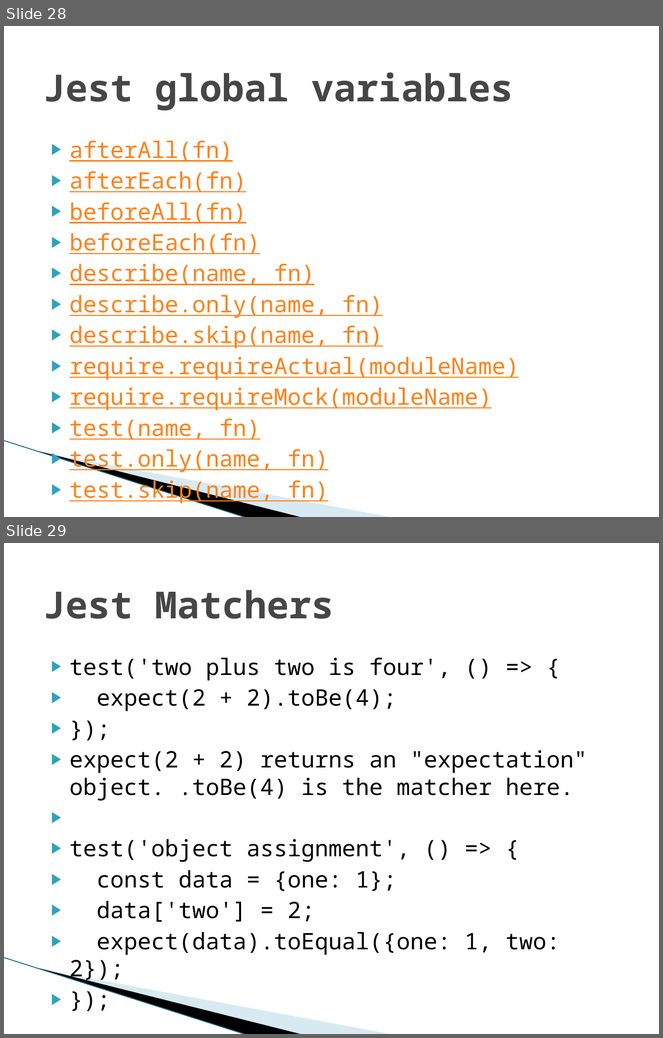
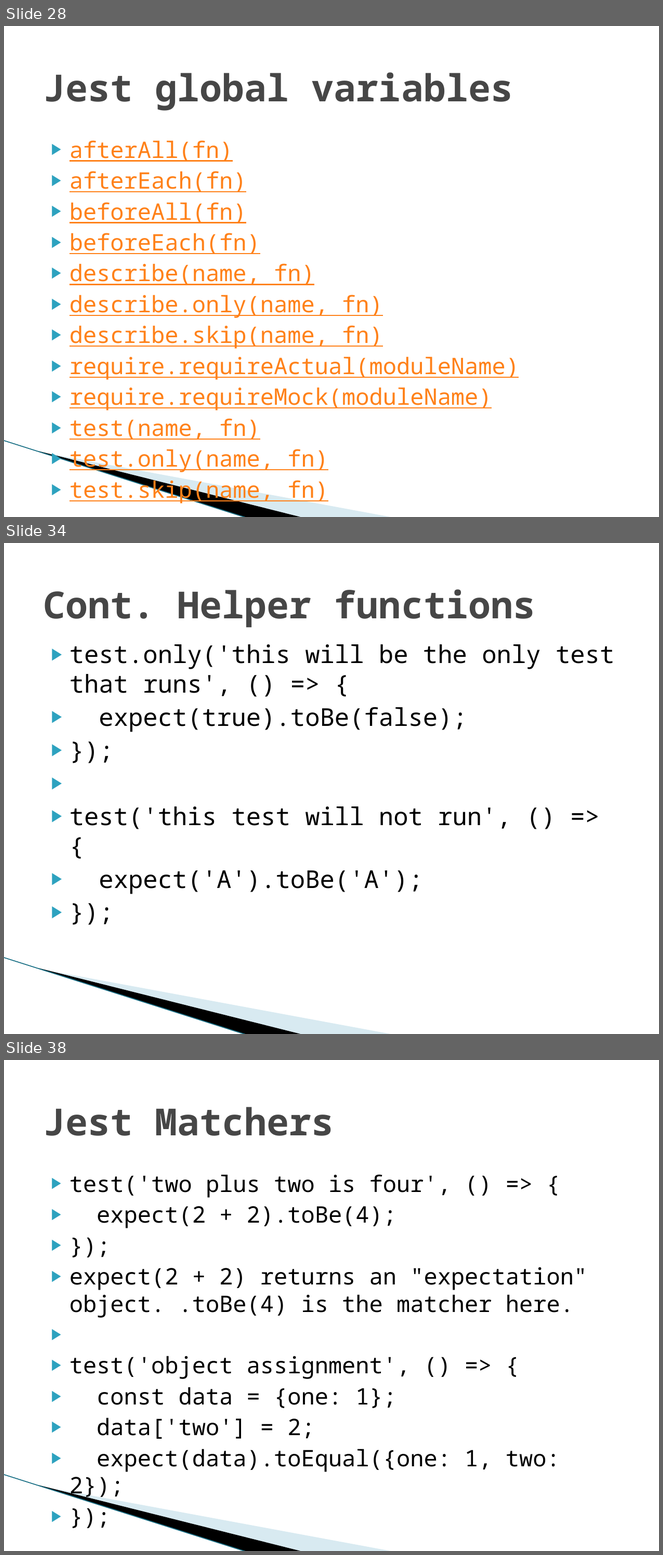
Before and after one commit to vsingh-techracers/sample-redux-app, a slide deck: Jest-presentation.pptx. Shown one above the other, each under a label of ours: slides 28 and 29 before the commit, slides 28, 34 and 38 after it; the slides between them are not shown. The pictures are 663x1038 and 663x1555 pixels, drawn with LibreOffice and Linux fonts; fonts in the diff are those of the drawing; background and template pictures are left out. Boxes give left, top, right and bottom in pixels: in the first picture for what was removed or moved away, otherwise in the second. Text is boxed around its words. In the diff, an @@ line names an element or a change of style, - is before the commit and + after.

```diff
--- a/Jest-presentation.pptx
+++ b/Jest-presentation.pptx
@@ slide 34 added at [4,543,659,1034], background #FFFFFF; not listed: 3 template elements that a slide beside it also shows @@
@@ title added at [43,589,535,628], 41 pt, text #464646, bold @@
+Cont. Helper functions
@@ text added at [70,644,614,895], 27 pt, text #000000 @@
+▶ test.only('this will be the only test that runs', () => {
+▶ expect(true).toBe(false);
+▶ });
+▶ test('this test will not run', () => {
+▶ expect('A').toBe('A');
+▶ });
@@ what was slide 29 is now slide 38 @@
```
Also in this commit, not shown: 1 slide changed, 15 other slides added.
